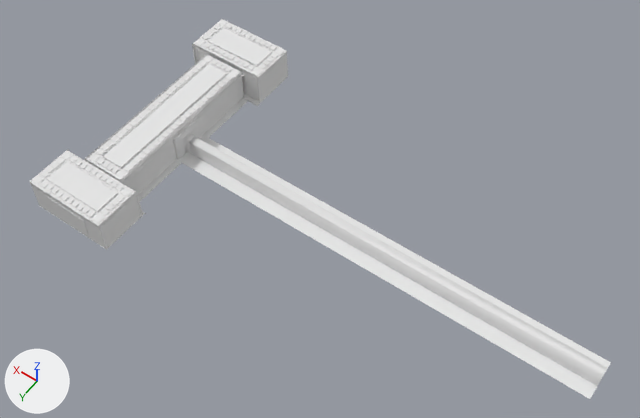
An edit to the Blender file src/duveen_gallery_4.blend, drawn before and after from the same camera.
Rendered twice from a 50 mm lens placed at (-417.5, 358.1, 582.7), pointed at (-165.1, 4.8, 27.5). Arrows for +X, +Y and +Z are at lower left; the lights stay in place. Objects named as collision shapes, trigger or cutter boxes, shadow casters or lower levels of detail are left out.

Names of what the first picture shows: 'center', 'side', 'side.001'.
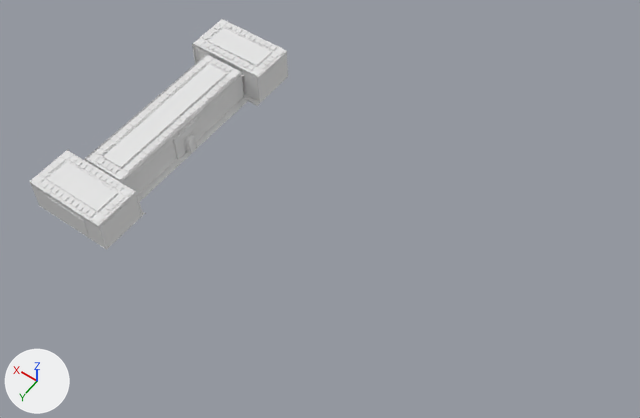
Boxes (x1, y1, x2, y2) around the edits, measured in the pictures (640 x 418 px):
```json
{"object": "center", "change": "reshaped", "before": [84, 54, 611, 399], "after": [84, 54, 247, 201]}
{"part": 1, "of": "me_duveen_empty_2_026", "change": "cut back", "before": [185, 137, 611, 399], "after": [189, 137, 197, 154]}
```

Scene script edits in JSON lines:
```json
{"block": "me_duveen_empty_2_026", "where": "# used by ob_center; location = (0.0, 0.0, 0.0); rotation_euler = (4.712, 0.0, 0.0), in degrees (270, 0, 0)"}
{"op": "remove", "block": "me_duveen_empty_2_026", "code": "me_duveen_empty_2_026.from_pydata(...)  # 2240 vertices, 2096 faces, 2 loose edges; spans x -409.0..24.0, y -36.0..-3.0, z -85.0..88.0"}
{"op": "add", "block": "me_duveen_empty_2_026", "code": "me_duveen_empty_2_026.from_pydata(...)  # 2226 vertices, 2090 faces; spans x -28.0..24.0, y -36.0..-3.0, z -85.0..88.0"}
{"block": "me_duveen_empty_2_026", "change": "me_duveen_empty_2_026 part 1"}
{"block": "me_duveen_empty_2_026", "change": "14 vertices are removed from x -409.0..-28.0, y -19.0..-3.0, z -18.0..17.0"}
{"block": "me_duveen_empty_2_026", "change": "7 faces are deleted"}
{"block": "me_duveen_empty_2_026", "change": "2 loose edges are deleted"}
{"block": "me_duveen_empty_2_026", "change": "1 new face joins them"}
```
